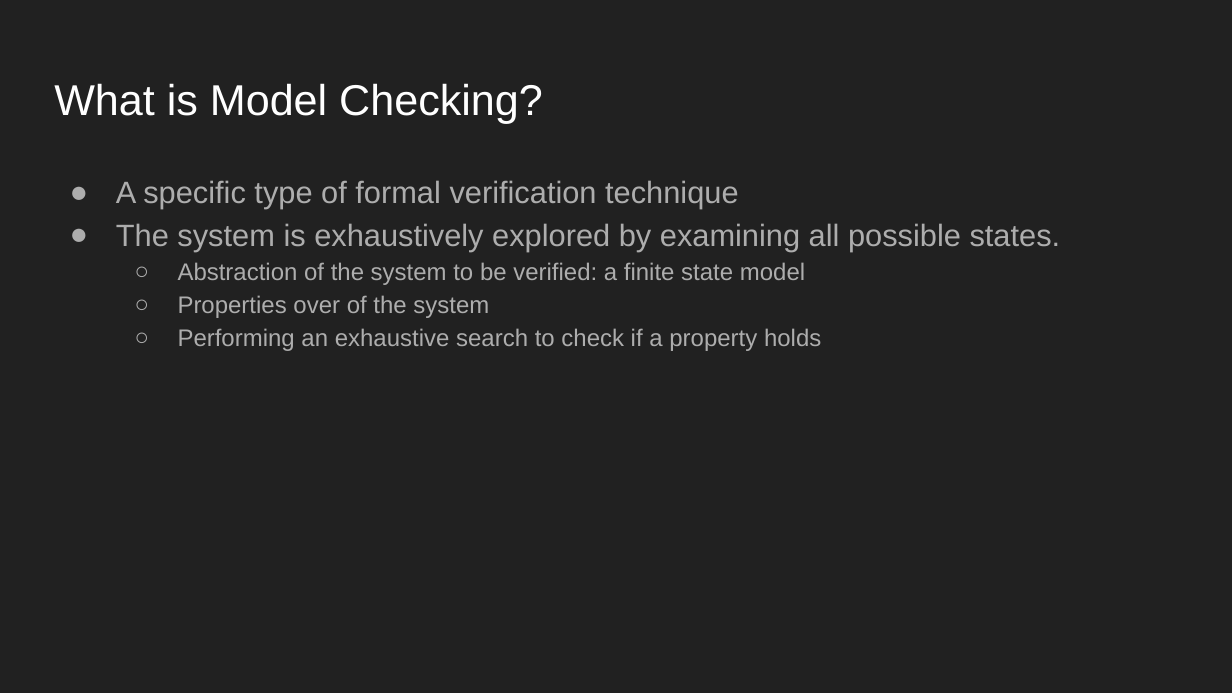
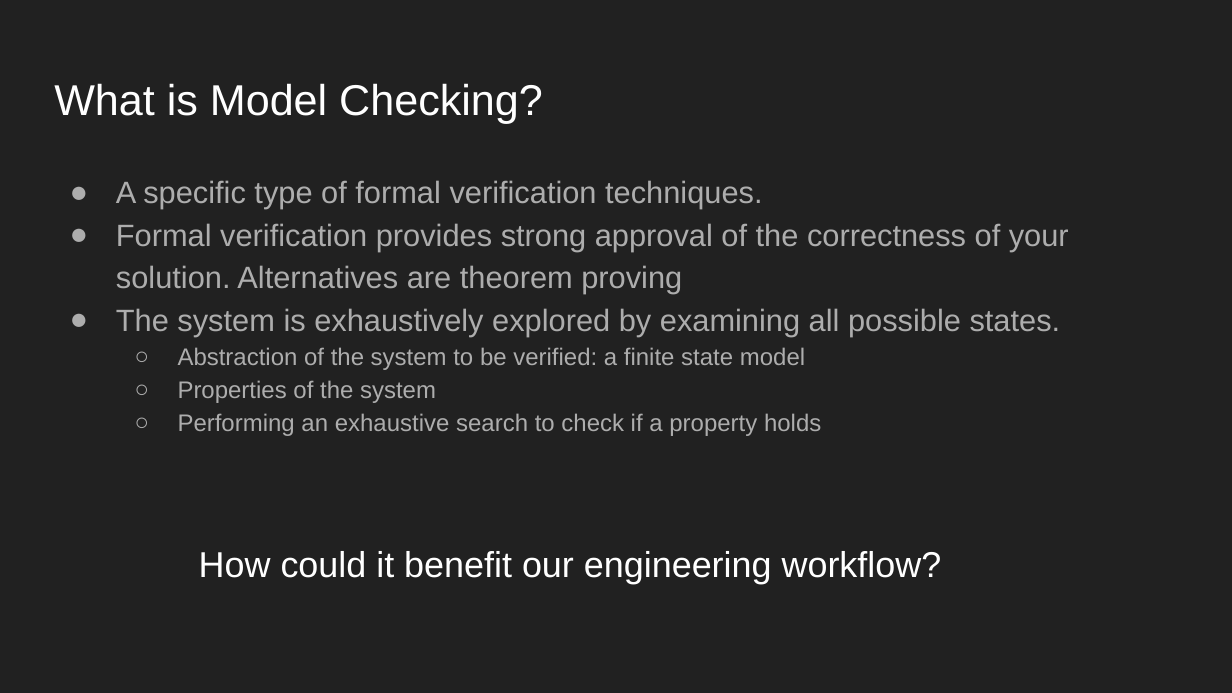
Before and after one commit to LeoXS/model_checking_ppt, a slide deck: slide 6 of Model Checking with Spin Model Checker.pptx (slide 5 before the commit). Drawn at 1232x693 pixels with LibreOffice and Linux fonts; fonts in the diff are those of the drawing. Boxes give left, top, right and bottom in pixels: in the first picture for what was removed or moved away, otherwise in the second. Text is boxed around its words. In the diff, an @@ line names an element or a change of style, - is before the commit and + after.

```diff
--- a/Model Checking with Spin Model Checker.pptx
+++ b/Model Checking with Spin Model Checker.pptx
@@ text at <box>116,180,1069,294</box>: text changed @@
-● A specific type of formal verification technique
+● A specific type of formal verification techniques.
+● Formal verification provides strong approval of the correctness of your solution. Alternatives are theorem proving
@@ text at <box>178,380,436,403</box>: text changed @@
-  ○ Properties over of the system
+  ○ Properties of the system
@@ text added at <box>199,551,942,584</box>, 21 pt, text #FFFFFF @@
+How could it benefit our engineering workflow?
```
Also in this commit, not shown: 10 other slides changed, 10 slides added, 1 slide removed, 7 other files.
